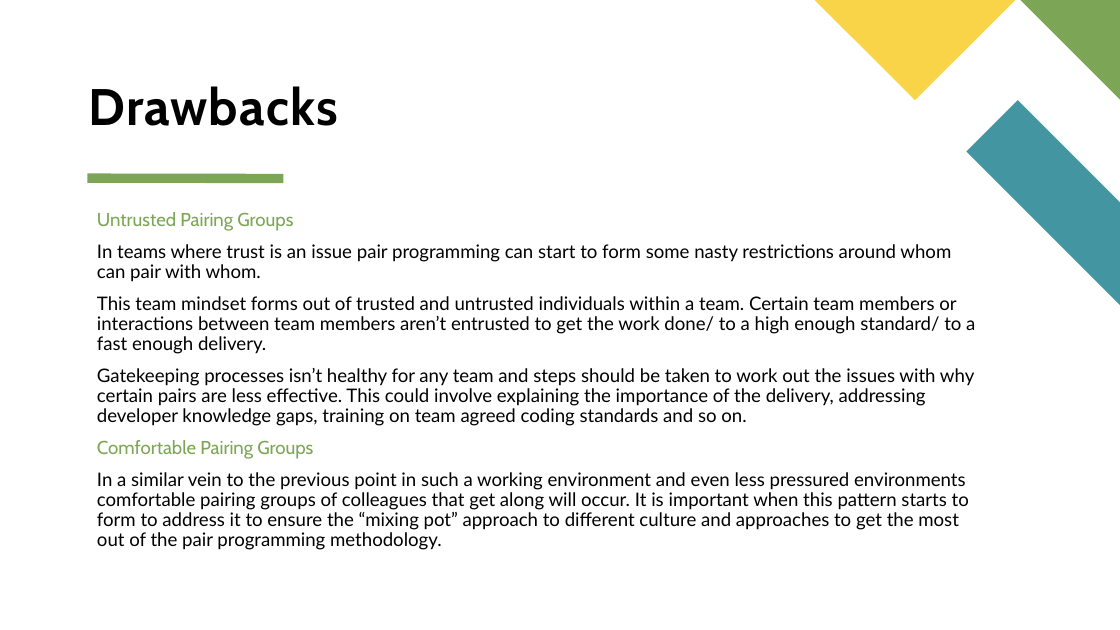
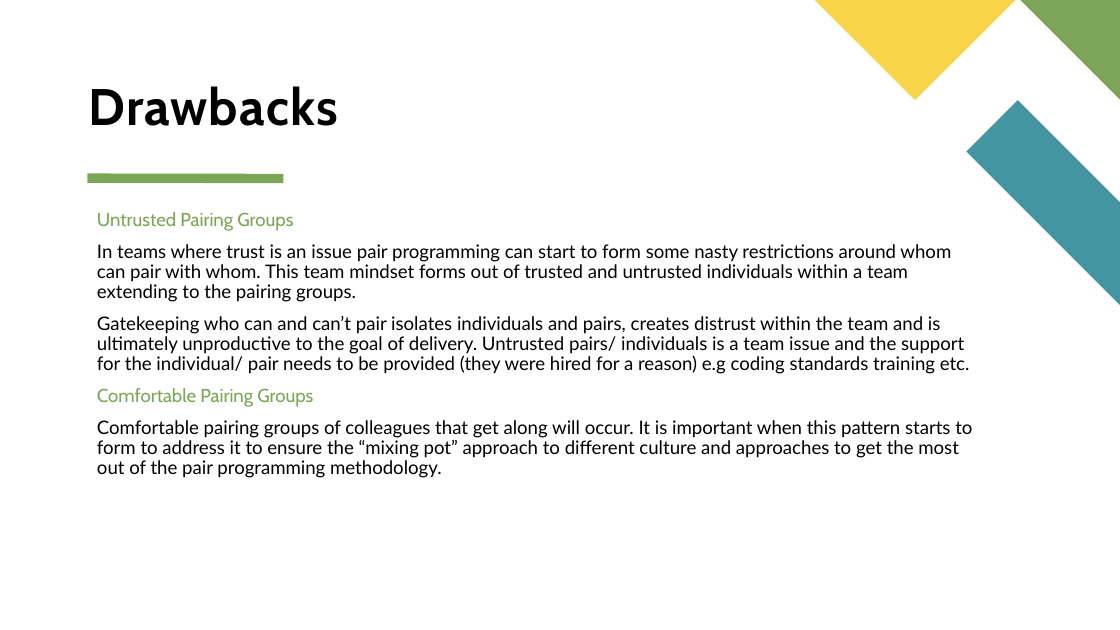
Before and after one commit to Steelstone3/Community-Of-Practice, a slide deck: slide 9 of presentations/Pair Programming.pptx. Drawn at 1120x630 pixels with LibreOffice and Linux fonts; fonts in the diff are those of the drawing. Boxes give left, top, right and bottom in pixels: in the first picture for what was removed or moved away, otherwise in the second. Text is boxed around its words. In the diff, an @@ line names an element or a change of style, - is before the commit and + after.

```diff
--- a/presentations/Pair Programming.pptx
+++ b/presentations/Pair Programming.pptx
@@ text at (97,244,970,374): text changed @@
-In teams where trust is an issue pair programming can start to form some nasty restrictions around whom can pair with whom.
-This team mindset forms out of trusted and untrusted individuals within a team. Certain team members or interactions between team members aren’t entrusted to get the work done/ to a high enough standard/ to a fast enough delivery.
-Gatekeeping processes isn’t healthy for any team and steps should be taken to work out the issues with why certain pairs are less effective. This could involve explaining the importance of the delivery, addressing developer knowledge gaps, training on team agreed coding standards and so on.
+In teams where trust is an issue pair programming can start to form some nasty restrictions around whom can pair with whom. This team mindset forms out of trusted and untrusted individuals within a team extending to the pairing groups.
+Gatekeeping who can and can’t pair isolates individuals and pairs, creates distrust within the team and is ultimately unproductive to the goal of delivery. Untrusted pairs/ individuals is a team issue and the support for the individual/ pair needs to be provided (they were hired for a reason) e.g coding standards training etc.
@@ text at (97,420,972,478): text changed @@
-In a similar vein to the previous point in such a working environment and even less pressured environments comfortable pairing groups of colleagues that get along will occur. It is important when this pattern starts to form to address it to ensure the “mixing pot” approach to different culture and approaches to get the most out of the pair programming methodology.
+Comfortable pairing groups of colleagues that get along will occur. It is important when this pattern starts to form to address it to ensure the “mixing pot” approach to different culture and approaches to get the most out of the pair programming methodology.
```
Also in this commit, not shown: 3 other slides changed, 1 slide added, 2 other files.
